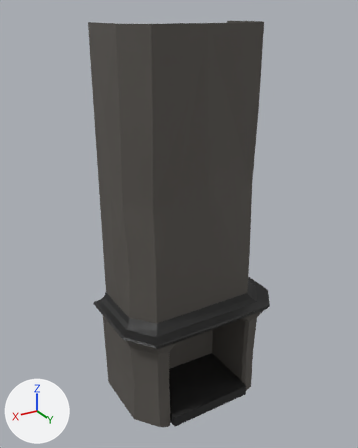
Two versions of the OBJ model LS/Resources/models/Fireplace.obj, one commit apart.
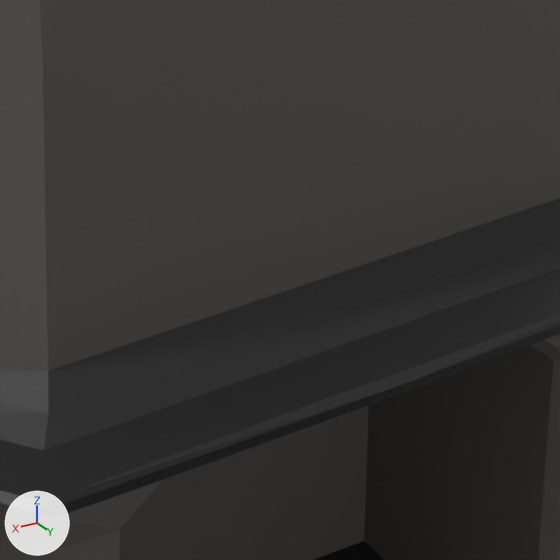
Old and new are each drawn whole from a 50 mm lens placed at (2.07, 3.21, 3.37), pointed at (0.07, -0.14, 1.7) and again close up on the part from 42% to 69% of the width and 58% to 80% of the height. Arrows for +X, +Y and +Z are at lower left; the lights stay in place. Where no turn or scale is listed for an object, it has been applied to the vertices.

The first close-up shows 'Fireplace_Cube.001'.
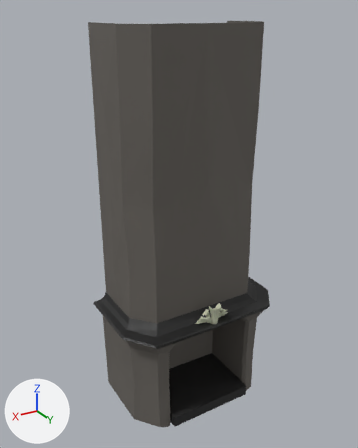
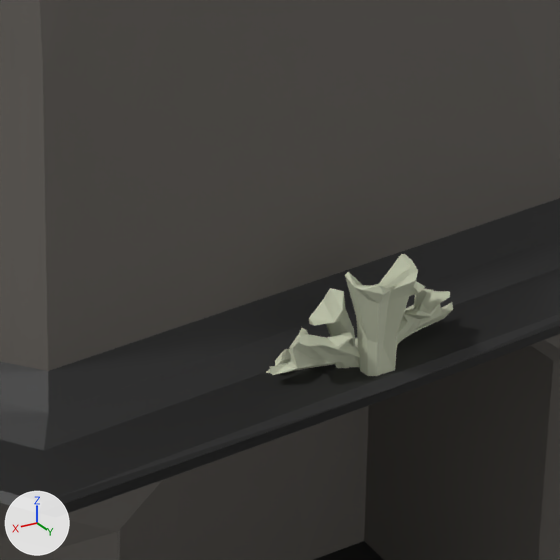
Changed parts and their boxes [x1, y1, x2, y2] in the close-ups (560 x 560 px):
'Deco_Fire_Plane.007', added
    after: [266, 254, 453, 376]

The change, as a diff of the scene's bpy script:
```diff
--- a/LS/Resources/models/Fireplace.obj.py
+++ b/LS/Resources/models/Fireplace.obj.py
@@ mat_ivory @@
+mat_ivory = principled_material('Ivory')
+mat_ivory.base_color = (0.528, 0.559, 0.412)  # light grey #c0c5ac
+mat_ivory.roughness = 0.69
@@ me_deco_fire_plane_007 @@
+me_deco_fire_plane_007.from_pydata(...)  # 273 vertices, 401 faces; spans x -0.165..0.163, y 0.247..0.379, z 0.938..1.122
+me_deco_fire_plane_007.materials.append(mat_ivory)  # light grey #c0c5ac
@@ ob_deco_fire_plane_007 @@
+ob_deco_fire_plane_007 = bpy.data.objects.new('Deco_Fire_Plane.007', me_deco_fire_plane_007)
+ob_deco_fire_plane_007.location = (0.0, 0.0, 0.0)
```
